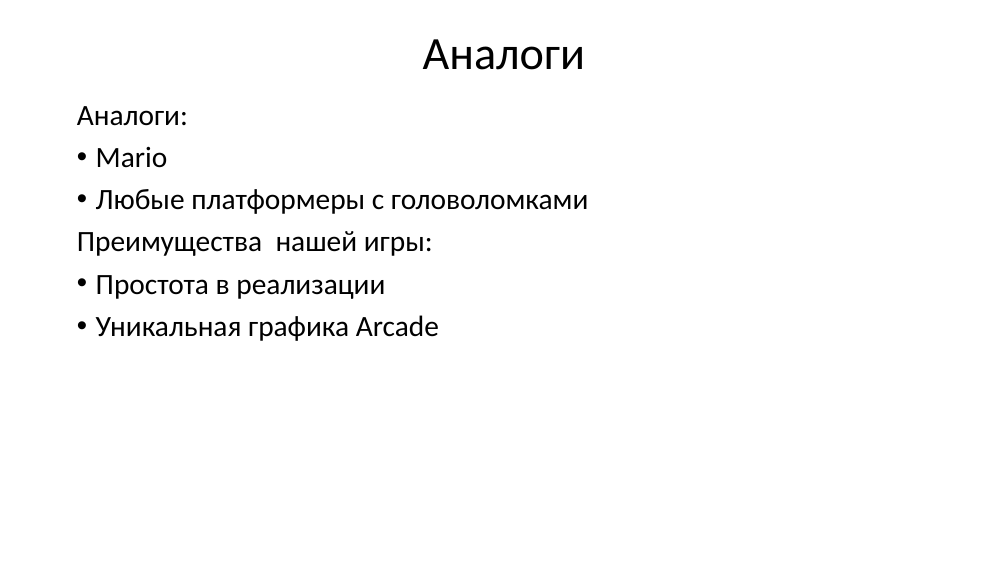
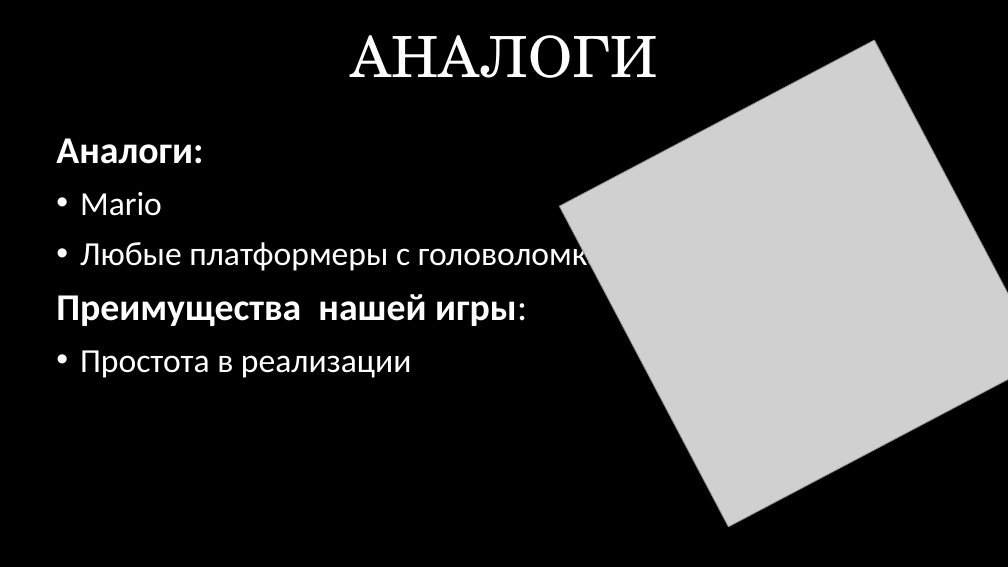
Before and after one commit to msrgoooo/Puzzle_platformer, a slide deck: slide 3 of Платформер с головоломкой.pptx. Drawn at 1008x567 pixels with LibreOffice and Linux fonts; fonts in the diff are those of the drawing; grey boxes stand for pictures; background and template pictures are left out. Boxes give left, top, right and bottom in pixels: in the first picture for what was removed or moved away, otherwise in the second. Text is boxed around its words. In the diff, an @@ line names an element or a change of style, - is before the commit and + after.

```diff
--- a/Платформер с головоломкой.pptx
+++ b/Платформер с головоломкой.pptx
@@ background #FFFFFF to picture (left out) @@
@@ text "Аналоги:": place and size @@
-text "Аналоги:" at (77, 106, 588, 341)
+text "Аналоги:" at (56, 138, 644, 378)
@@ text "Аналоги:" at (56, 138, 644, 378): size 28 to 36 pt, bold on in "Аналоги:", "Преимущества нашей игры:"; text colour #000000 to #FFFFFF; size 28 to 32 pt in "Mario", "Любые платформеры с головоломками", "Простота в реализации"; line spacing 0.9 to 1; indent changed; vertical alignment top to middle @@
@@ title at (350, 35, 657, 78): text changed; size 44 to 54 pt; font Calibri to TeX Gyre Schola; text colour #000000 to #FFFFFF @@
-Аналоги
+АНАЛОГИ
@@ picture added at (559, 40, 1008, 527) @@
@@ text at (96, 315, 439, 341): paragraph removed @@
-• Уникальная графика Arcade
```
Also in this commit, not shown: 5 other slides changed.
